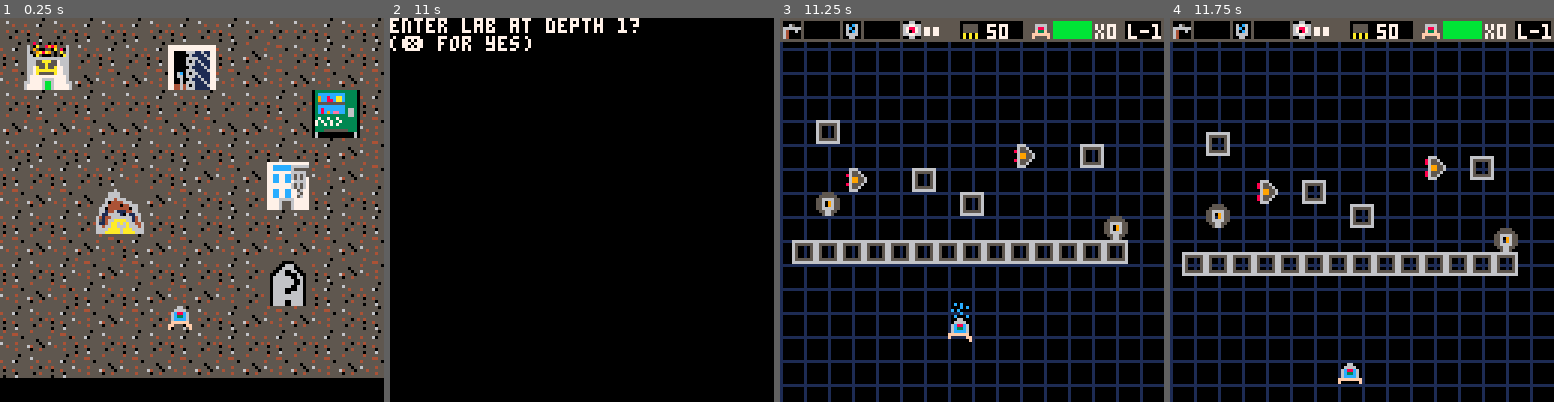
Above: before the commit, frames 1-4 (left to right).
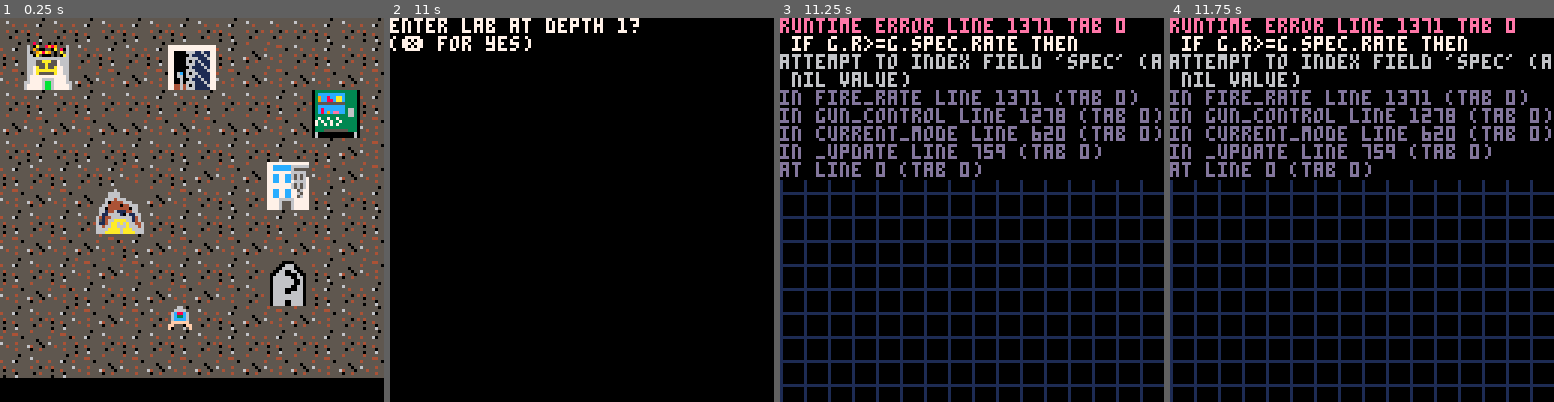
Above: after the commit, the same moments.

Repository: ash2q/escape_this
Game: PICO-8 cartridge escape_this.p8
Same seed, same stepped clock (60 frames per second), same inputs: the game is played once before the commit and once after it.
Inputs:
- Up to frame 1 (0.25 s): no input
- Up to frame 2 (11 s): tap O (Z key) at 0.33, 1.07, 2.22, 3.72, 5.22, 6.72, 8.22, 9.72 s; tap Down at 0.7 s; tap X (X key) at 1.43, 2.07, 2.82, 3.57, 4.32, 5.07, 5.82, 6.57, 7.32, 8.07, 8.82, 9.57, 10.32 s; hold Up 1.97-2.63 s; hold Right 2.68-3.02 s; hold Down 3.07-3.73 s; hold Left 3.78-4.12 s; hold Up 4.17-4.5 s; hold Left 4.55-5.05 s; hold Right 5.1-5.93 s; hold Up 5.98-6.65 s; hold Right 6.7-7.03 s; hold Down 7.08-7.75 s; hold Left 7.8-8.13 s; hold Up 8.18-8.52 s; hold Left 8.57-9.07 s; hold Right 9.12-9.95 s; hold Up 10-10.67 s; hold Right from 10.72 s (still down)
- Up to frame 3 (11.25 s): release Right at 11.05 s; tap X (X key) at 11.07 s; hold Down from 11.1 s (still down); tap O (Z key) at 11.22 s
- Up to frame 4 (11.75 s): keep holding Down

Frames 1-2 are identical in both runs. In frame 3, 26% of the frame differs, in the area x 0-100%, y 0-85%; in frame 4, 26%, in the area x 0-100%, y 0-96%.
Error after the commit: runtime error line 1371 tab 0; if g.r>=g.spec.rate then; attempt to index field 'spec' (a nil value)

Commit message:
Add harness mod for shooting backwards

Diff:
--- a/escape_this.p8
+++ b/escape_this.p8
@@ -116,6 +116,7 @@
 
 
 dev_mode_mod={}
+harness_mod={}
 radiator_mod={}
 
 function init_modules()
@@ -150,6 +151,27 @@
 		base_cost=60,
 		rarity=2
 	}
+	harness_mod={
+		name="(m) harness",
+		desc=
+"a set of metal brackets and\n"..
+"bolts. used to attach a simple\n"..
+"gun for shooting backwards",
+		lbl=2,
+		do_effect=function()
+			y_gun.spec=simple_chain_gun
+			sb_enable_y_gun=true
+		end,
+		undo_effect=function()
+			sb_enable_y_gun=false
+			y_gun.spec=nil
+		end,
+		pickup=pickup_module,
+		drop=drop_module,
+		stype=item_type.module,
+		base_cost=40,
+		rarity=1
+	}
 end
 
 function pickup_module(m)
@@ -342,6 +365,28 @@
 		--note: heat over 100 is
 		--considered overheated
 		max_heat=150,
+		--multipler for cool rate
+		cool_mod=1.0,
+		c=0, --charge counter
+		r=0 --rate counter
+	}
+		--y is used for shooting
+		--backwards
+	y_gun={
+	 --spec should be const
+		spec=nil,
+		heat=0.0,
+		--multiplier for heat rate
+		heat_mul=0,
+		--bonus damage for heated gun
+		heated_dmg_mul=1.0,
+		--damage multiplier
+		dmg_mul=0.8,
+		heated=false,
+		--max heat
+		--note: heat over 100 is
+		--considered overheated
+		max_heat=1000,
 		--multipler for cool rate
 		cool_mod=1.0,
 		c=0, --charge counter
@@ -430,7 +475,7 @@
 sb_max_charge=100
 --mod globals
 sb_expert_mod=false
-sb_shoot_backwards=false
+sb_enable_y_gun=false
 
 extra_lives=0
 
@@ -1214,7 +1259,7 @@
 
 	if btn(5) and not btn(4) then
 		--do rate of fire
-		if x_fire_rate() then
+		if fire_rate(x_gun) then
 			--shoot bullet now
 			for i=1,x_gun.spec.shots do
 				spec.shoot()
@@ -1233,6 +1278,15 @@
 		else
 			--in between bullets
 		end
+		if fire_rate(y_gun) then
+			--shoot bullet now
+			shoot_y_gun=true
+			for i=1,y_gun.spec.shots do
+				y_gun.spec.shoot()
+			end
+			shoot_y_gun=false
+		end
+
 	end --end if btn(x)
 	if btn(4) and not btn(5) then
 		z_gun.heat+=
@@ -1316,15 +1370,14 @@
 
 
 --this implements rate of fire
-function x_fire_rate()
-	if x_gun.r>=x_gun.spec.rate then
-		x_gun.r=0
+function fire_rate(g)
+	if g.r>=g.spec.rate then
+		g.r=0
 	else
-		x_gun.r+=sb_rate_mod
-	end
-	return x_gun.r==0
-end
-
+		g.r+=sb_rate_mod
+	end
+	return g.r==0
+end
 
 --deletes all enemy bullets
 function blink_boost(b)
@@ -1553,15 +1606,23 @@
 	x1=sb_x
 	--undo draw centering
 	y=sb_y-4
-	dmg=get_shot_dmg(x_gun)
-	blt=blt_straight(x1,y,dmg)
-	blt.speed=2.0
-	if x_is_heated() then
-		--make red
-		blt.sprite=-8
+	if shoot_y_gun then
+		--shoot backwards gun
+		y=sb_y+4
+		dmg=get_shot_dmg(y_gun)
+		blt=blt_straight(x1,y,dmg)
+		blt.yend=130
+		blt.speed=1.5
+	else
+		dmg=get_shot_dmg(x_gun)
+		blt=blt_straight(x1,y,dmg)
+		blt.speed=2.0
+		if x_is_heated() then
+			--make red
+			blt.sprite=-8
+		end
 	end
 	add(bullets,blt)
-	sfx(1,0,0,6)
 	return blt
 end
 
@@ -2098,6 +2159,8 @@
 			0.1)
 	add_loot(radiator_mod,
 			0.2)
+	add_loot(harness_mod,
+			0.2)
 	add_loot(texas_chain_gun,
 			0.1)
 	add_loot(beam_laser,
@@ -2168,7 +2231,8 @@
 	pool={
 		4,4, --spitters
 		10, --fliers
-		7,7,7 --walls
+		7,7,7, --walls
+		14,14,14
 	}
 	o={
 		rate=0.05,
@@ -2529,7 +2593,8 @@
 	mechanic_pocket={
 		radiator_mod,
 		simple_chain_gun,
-		texas_chain_gun
+		texas_chain_gun,
+		harness_mod
 	}
 
 end
@@ -2727,14 +2792,14 @@
 
 
 __gfx__
-0007700055555555000000000000000000000000000000000cccccc0000009000090000090077009555555555555555555555555006666000066660000555500
-000770005000000500000500005000000060c600006006000a6cc6a0000005000050000080077008500000055606606550000005006006000696696005755750
-050660505060c6050000666006660000006c0600006006000a6cc6a0000066600666000050066005500005055067760550666605666006666511115657a66a75
-576d1675506c060500006167761600000060c600006006000a6cc6a00000616776160000576d1675506666055670076550688605600000066518815655690655
-5761d6755060c6050000616776160000006c0600006006000a6cc6a000006167761600005761d675506500055670076550f33f05600000066518815655609655
-050660505066660500006660066600000060c600006006000a6cc6a000006660066600005006600550600005506776055ffffff5666006666511115657a66a75
-0007700050066005000000000000000000666600006666000aa66aa000000000000000008007700850000005560660655f0000f5006006000696696005766750
-00077000555555550000000000000000000770000007700000a77a00000000000000000090077009555555555555555555555555006666000066660000566500
+0000000055555555555555550000000000000000000000000cccccc0000009000090000090077009555555555555555555555555006666000066660000555500
+000000005000000556600005000000000060c600006006000a6cc6a0000005000050000080077008500000055606606550000005006006000696696005755750
+000000005060c6055666660500000000006c0600006006000a6cc6a0000066600666000050066005500005055067760550666605666006666511115657a66a75
+00000000506c060556566605000000000060c600006006000a6cc6a00000616776160000576d1675506666055670076550688605600000066518815655690655
+000000005060c6055000560500000000006c0600006006000a6cc6a000006167761600005761d675506500055670076550f33f05600000066518815655609655
+000000005066660550606605000000000060c600006006000a6cc6a000006660066600005006600550600005506776055ffffff5666006666511115657a66a75
+0000000050066005506066050000000000666600006666000aa66aa000000000000000008007700850000005560660655f0000f5006006000696696005766750
+00000000555555555555555500000000000770000007700000a77a00000000000000000090077009555555555555555555555555006666000066660000566500
 00555500005555000000000000000000000660000006600000066000000660000000000000000000000000000000000000000000000000000000000055555555
 05655650055555500000000000000000006666000066660000666600006666000000000000000000000900000000000000000000000000000000000050000005
 56666665556666550006660000f666f006c88c6006c88c6006c88c6006c88c600000000000900000009000000000000000000000000000000000000050000005
